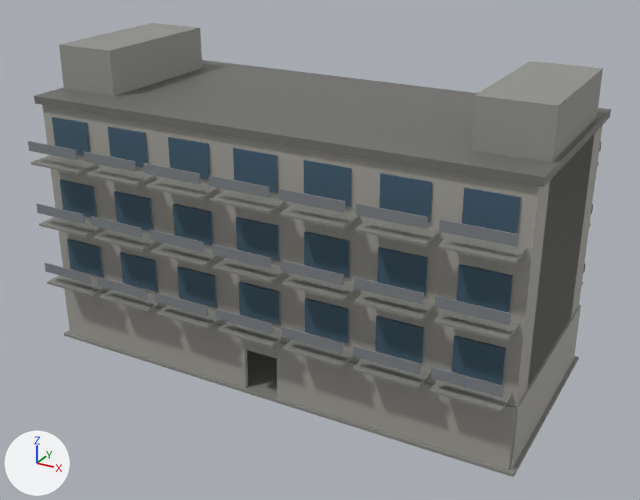
What one commit did to the glTF model assets/models/town_city_slab.glb.
Rendered twice from a 50 mm lens placed at (21.2, -38.0, 25.0), pointed at (0.6, -0.6, 6.3). The axes (+X, +Y, +Z) are drawn at lower left. The lights are the same throughout. The picture after the commit comes second. Vertices at exactly the same position are counted once.

The older version as bpy lines, for what is in view:
```python
me_prop = bpy.data.meshes.new('prop')
me_prop.from_pydata(...)  # 1104 vertices, 1656 faces; spans x -13.3..13.3, y -7.0..7.0, z 0.0..16.3
me_prop.materials.append(mat_defaultmaterial)
ob_prop = bpy.data.objects.new('prop', me_prop)
ob_prop.location = (0.0, 0.0, 0.0)
```
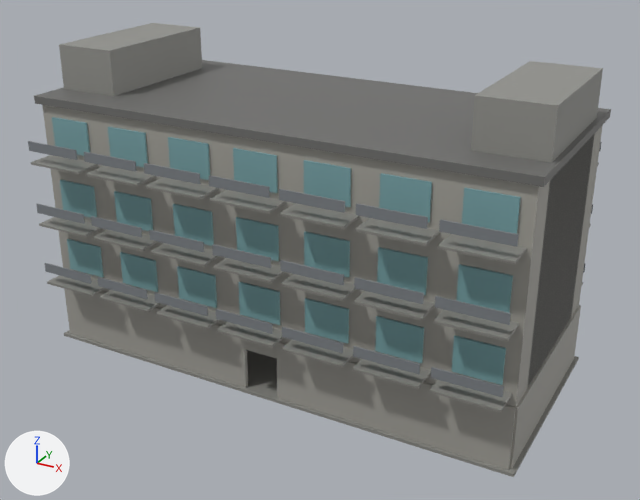
What differs and where, as boxes (x1, y1, x2, y2) in the pictures (640 x 500 px):
part 1 of me_prop, recoloured (dark blue to cyan): (52, 117, 521, 385) in both

What changed in the scene script:
```text
Change me_prop:
    where me_prop.from_pydata(...)  # 1104 vertices, 1656 faces; spans x -13.3..13.3, y -7.0..7.0, z 0.0..16.3
    used by ob_prop; location = (0.0, 0.0, 0.0)
    me_prop part 1: 504 faces centred in x -12.3..12.3, y -5.6..5.6, z 4.4..13.0 are repainted in the vertex colours; the middle colour goes from dark blue #425e70 to cyan #7ba6aa
```
